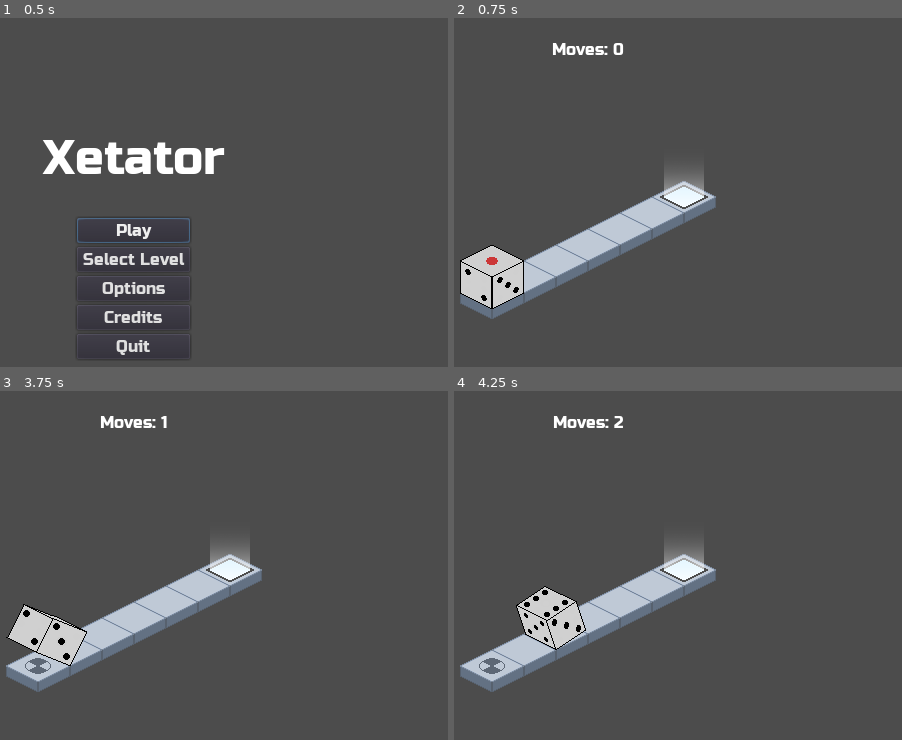
Above: before the commit, frames 1-4 (two rows, left to right).
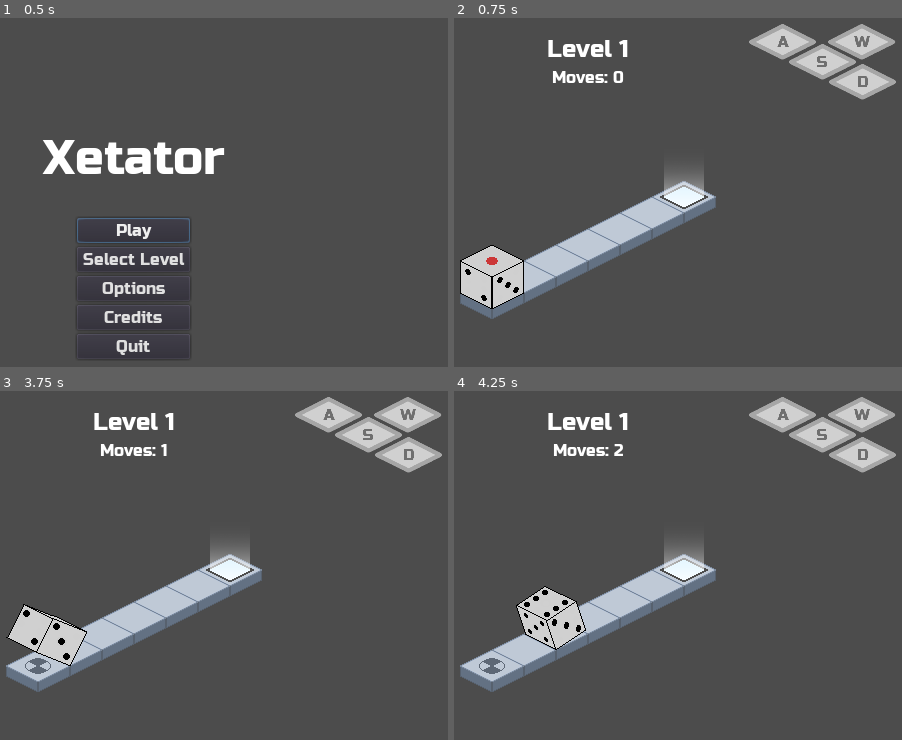
Above: after the commit, the same moments.

Repository: kdreese/gmtk-2022
Game: Godot game, scene res://src/states/Menu.tscn
Same seed, same stepped clock (60 frames per second), same inputs: the game is played once before the commit and once after it.
Inputs:
- Up to frame 1 (0.5 s): no input
- Up to frame 2 (0.75 s): click "Play" at 0.5 s
- Up to frame 3 (3.75 s): tap Enter at 1.25 s; hold D (move_right) 1.28-2.03 s; tap R (restart) at 2, 2.75, 3.5 s; hold S (move_back) 2.03-2.78 s; hold D (move_right) 2.78-3.53 s; hold W (move_forward) from 3.53 s (still down)
- Up to frame 4 (4.25 s): keep holding W (move_forward)

Frame 1 is identical in both runs. In frame 2, 4.2% of the frame differs, in the area x 20-99%, y 1-24%; in frame 3, 4.2%; in frame 4, 4.2%.

Commit message:
UI updates

Diff:
--- a/src/states/Game.gd
+++ b/src/states/Game.gd
@@ -13,6 +13,8 @@
 	add_child(level)
 	var error := level.get_node("LevelEnd").connect("exit_reached_success", self, "_on_LevelEnd_exit_reached_success")
 	assert(not error)
+
+	$UI/V/LevelName.text = level.get_node("LevelEnd").level_name
 
 	for coords in tile_map.get_used_cells():
 		var tile := tile_map.get_cell(coords.x, coords.y)
@@ -41,7 +43,7 @@
 
 
 func update_move_counter() -> void:
-	$UI/MoveCounter.text = "Moves: %d" % moves
+	$UI/V/MoveCounter.text = "Moves: %d" % moves
 
 
 func reset_move_counter() -> void:
--- a/src/states/Game.tscn
+++ b/src/states/Game.tscn
@@ -8,6 +8,14 @@
 [ext_resource path="res://assets/ui/textbox.png" type="Texture" id=6]
 [ext_resource path="res://src/states/OptionsMenu.tscn" type="PackedScene" id=7]
 
+[sub_resource type="DynamicFont" id=3]
+size = 24
+font_data = ExtResource( 2 )
+
+[sub_resource type="DynamicFont" id=2]
+size = 40
+font_data = ExtResource( 2 )
+
 [sub_resource type="DynamicFont" id=1]
 size = 32
 font_data = ExtResource( 2 )
@@ -21,14 +29,24 @@
 
 [node name="UI" type="CanvasLayer" parent="."]
 
-[node name="MoveCounter" type="Label" parent="UI"]
-anchor_right = 1.0
-margin_top = 35.0
-margin_bottom = 49.0
+[node name="V" type="VBoxContainer" parent="UI"]
+anchor_right = 1.0
+margin_top = 30.0
+custom_constants/separation = 5
+
+[node name="LevelName" type="Label" parent="UI/V"]
+margin_right = 640.0
+margin_bottom = 28.0
+custom_fonts/font = SubResource( 3 )
+align = 1
+
+[node name="MoveCounter" type="Label" parent="UI/V"]
+margin_top = 33.0
+margin_right = 640.0
+margin_bottom = 52.0
 align = 1
 
 [node name="Legend" type="TextureRect" parent="UI"]
-visible = false
 anchor_left = 1.0
 anchor_right = 1.0
 margin_left = -165.0
@@ -36,6 +54,50 @@
 margin_bottom = 250.0
 rect_scale = Vector2( 0.4, 0.4 )
 texture = ExtResource( 4 )
+
+[node name="D" type="Label" parent="UI/Legend"]
+margin_left = 250.0
+margin_top = 162.5
+margin_right = 350.0
+margin_bottom = 222.5
+custom_colors/font_color = Color( 0.439216, 0.439216, 0.439216, 1 )
+custom_fonts/font = SubResource( 2 )
+text = "D"
+align = 1
+valign = 1
+
+[node name="A" type="Label" parent="UI/Legend"]
+margin_left = 50.0
+margin_top = 62.5
+margin_right = 150.0
+margin_bottom = 122.5
+custom_colors/font_color = Color( 0.439216, 0.439216, 0.439216, 1 )
+custom_fonts/font = SubResource( 2 )
+text = "A"
+align = 1
+valign = 1
+
+[node name="W" type="Label" parent="UI/Legend"]
+margin_left = 247.5
+margin_top = 62.5
+margin_right = 347.5
+margin_bottom = 122.5
+custom_colors/font_color = Color( 0.439216, 0.439216, 0.439216, 1 )
+custom_fonts/font = SubResource( 2 )
+text = "W"
+align = 1
+valign = 1
+
+[node name="S" type="Label" parent="UI/Legend"]
+margin_left = 147.5
+margin_top = 112.5
+margin_right = 247.5
+margin_bottom = 172.5
+custom_colors/font_color = Color( 0.439216, 0.439216, 0.439216, 1 )
+custom_fonts/font = SubResource( 2 )
+text = "S"
+align = 1
+valign = 1
 
 [node name="Textbox" type="TextureRect" parent="UI"]
 visible = false
Not shown: 1 places in src/states/Game.tscn that only renumber resources
